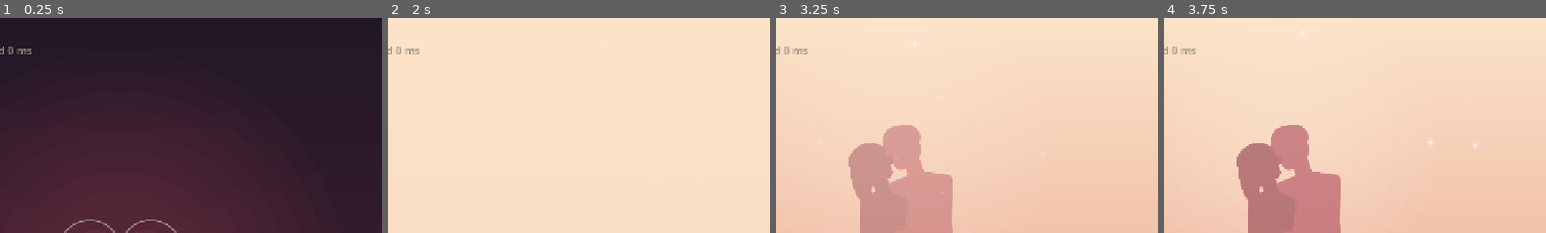
Above: before the commit, frames 1-4 (left to right).
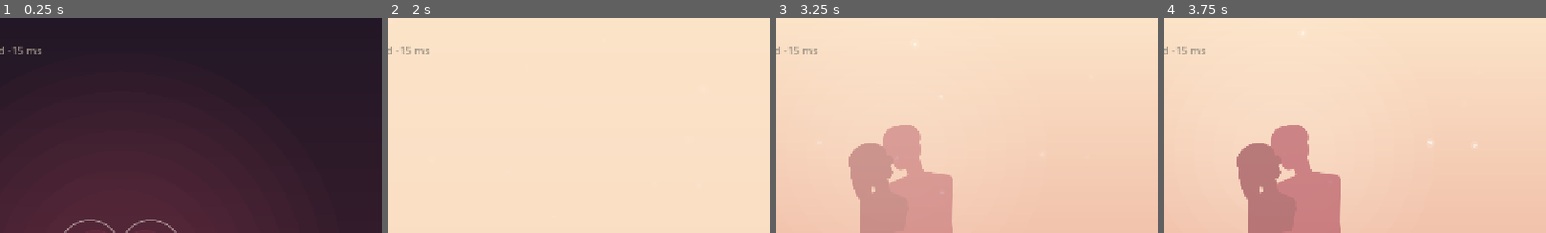
Above: after the commit, the same moments.

Repository: dsickles/Threshold
Game: Godot game, scene res://scenes/chapters/partner/partner.tscn
Two runs of this game, one before a commit and one after it. Both use one fixed random seed, a clock stepped at 60 frames per second and the inputs below. This scene is started directly instead of the project's main scene. Sound files missing from this copy of the repository are replaced by a short silence.
Inputs (mouse positions are % of the whole screen's width and height, from its top left):
- Up to frame 1 (0.25 s): no input
- Up to frame 2 (2 s): tap Enter at 0.5 s; move the mouse to (72, 45) at 0.52 s; click (72, 45) at 0.67 s; tap Space at 1.25 s; move the mouse to (30, 55) at 1.27 s; click (30, 55) at 1.42 s
- Up to frame 3 (3.25 s): move the mouse to (60, 28) at 2.02 s; click (60, 28) at 2.17 s; move the mouse to (45, 70) at 2.77 s; click (45, 70) at 2.92 s
- Up to frame 4 (3.75 s): move the mouse to (80, 65) at 3.52 s; click (80, 65) at 3.67 s
The pictures show only the part of the screen within x 34-84%, y 0-50%; the shares and areas given below are measured in that part.

The runs differ from the first frame. In frame 1, 0.2% of the frame differs, in the area x 2-11%, y 13-17%; in frame 2, 0.2%; in frame 3, 0.2%; in frame 4, 0.2%.

Commit message:
Partner: hearts land 15 ms after a tap on time
With no lead Dan's taps averaged +8 ms and still felt "a tiny bit late";
he asked to try the hearts 15 ms later.

Co-Authored-By: Claude Opus 5.5 (1M context) <noreply@anthropic.com>
Claude-Session: https://claude.ai/code/session_0163xH4XRYdHcSjt4CmHkq4N

Diff:
--- a/game/scenes/chapters/partner/partner.gd
+++ b/game/scenes/chapters/partner/partner.gd
@@ -71,9 +71,10 @@
 # (the note, plus the sound delay the intro's taps found). Dan, 2026-10-22,
 # on AirPods: with 30 ms, his test info read "Sound delay: -43 ms ... Hits
 # after the intro: average -26 ms" and many beats felt "like I'm too late":
-# the hearts landed about 70 ms before his taps. So none; the sound delay
-# alone puts them where he taps.
-const HEART_LEAD := 0.0
+# the hearts landed about 70 ms before his taps. With none (delay -14 ms,
+# hits +8 ms), "felt better for sure but still a tiny bit late", so they land
+# 15 ms after a tap on time.
+const HEART_LEAD := -0.015
 const MIN_CALIBRATION_TAPS := 3
 const LAUGH_GAP := 4.0  # At most one laugh every 2 bars.
 const RING_SIZE := 0.13  # The heart's half-height, as a share of the screen's shorter side.
